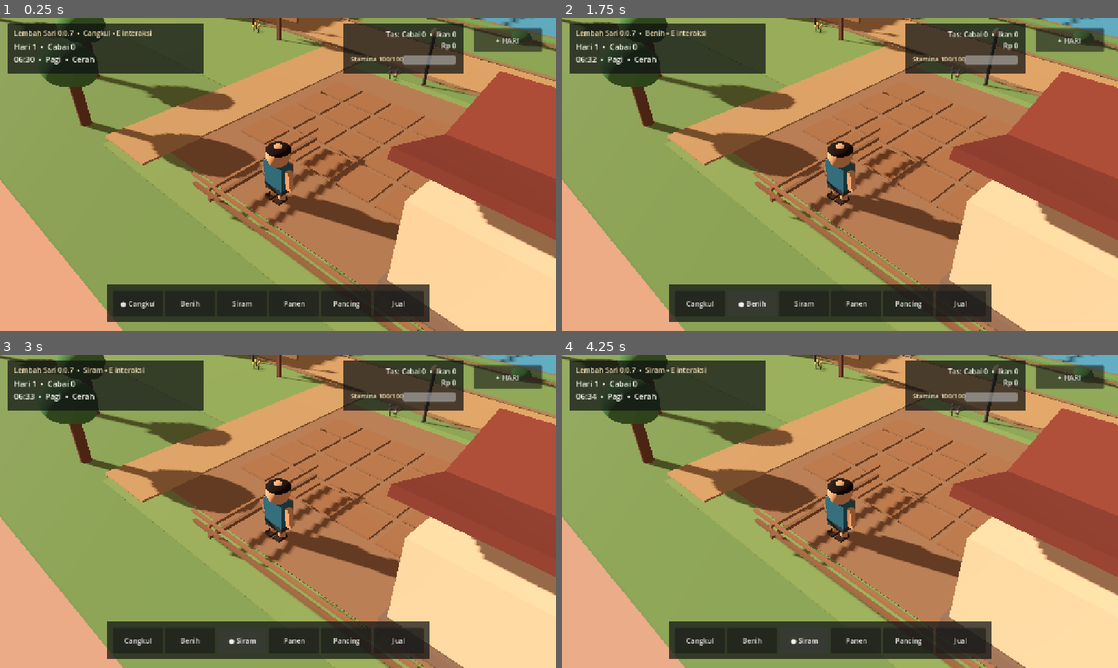
Above: before the commit, frames 1-4 (two rows, left to right).
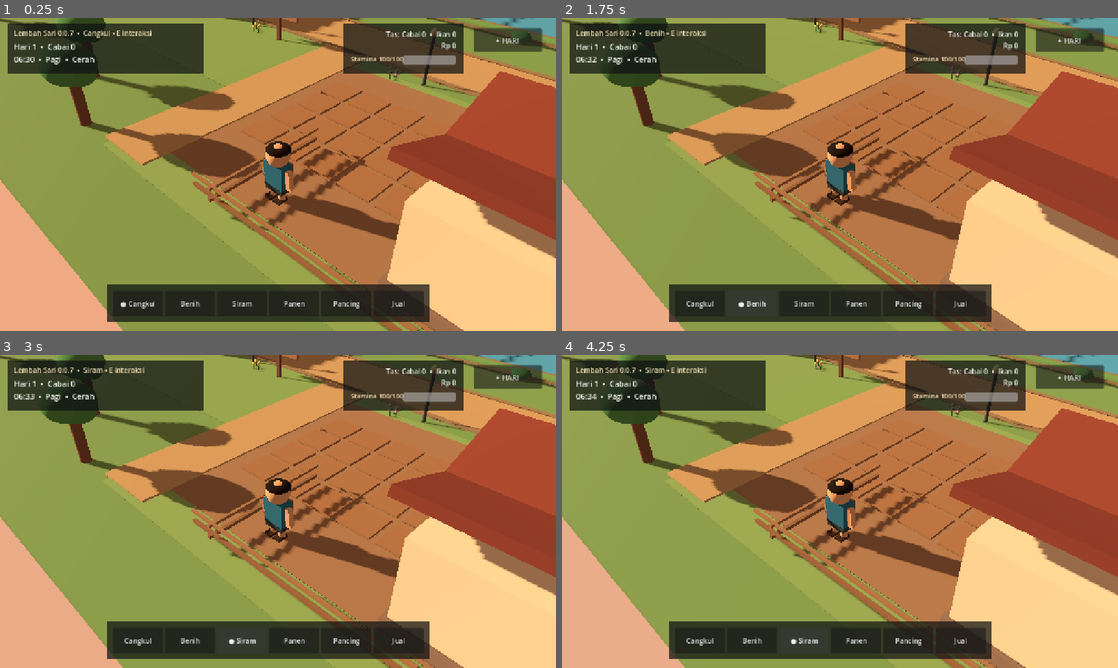
Above: after the commit, the same moments.

Repository: eneft/Lembah-sari
Game: Godot game, scene res://scenes/Main.tscn
Two runs of this game, one before a commit and one after it. Both use one fixed random seed, a clock stepped at 60 frames per second and the inputs below.
Inputs:
- Up to frame 1 (0.25 s): no input
- Up to frame 2 (1.75 s): click "● Cangkul" at 0.5 s; click "Benih" at 1.25 s
- Up to frame 3 (3 s): click "Cangkul" at 2 s; click "Siram" at 2.75 s
- Up to frame 4 (4.25 s): click "● Siram" at 3.5 s

The runs differ from the first frame. In frame 1, 0.2% of the frame differs, in the area x 71-100%, y 0-18%; in frame 2, 0.2%; in frame 3, 0.3%; in frame 4, 0.3%, in the area x 47-100%, y 0-44%.

Commit message:
feat: warm ambient lighting for visual pass 0.0.7

Diff:
--- a/scenes/Main.tscn
+++ b/scenes/Main.tscn
@@ -12,10 +12,10 @@
 
 [sub_resource type="Environment" id="Environment_main"]
 background_mode = 1
-background_color = Color(0.58, 0.79, 0.95, 1)
+background_color = Color(0.63, 0.80, 0.88, 1)
 ambient_light_source = 3
-ambient_light_color = Color(0.82, 0.88, 1, 1)
-ambient_light_energy = 0.85
+ambient_light_color = Color(0.88, 0.90, 0.80, 1)
+ambient_light_energy = 0.72
 
 [node name="Main" type="Node3D"]
 script = ExtResource("1")
@@ -25,7 +25,8 @@
 
 [node name="Sun" type="DirectionalLight3D" parent="."]
 rotation_degrees = Vector3(-48, -35, 0)
-light_energy = 1.2
+light_color = Color(1, 0.92, 0.79, 1)
+light_energy = 1.12
 shadow_enabled = true
 
 [node name="InventoryManager" type="Node" parent="."]
